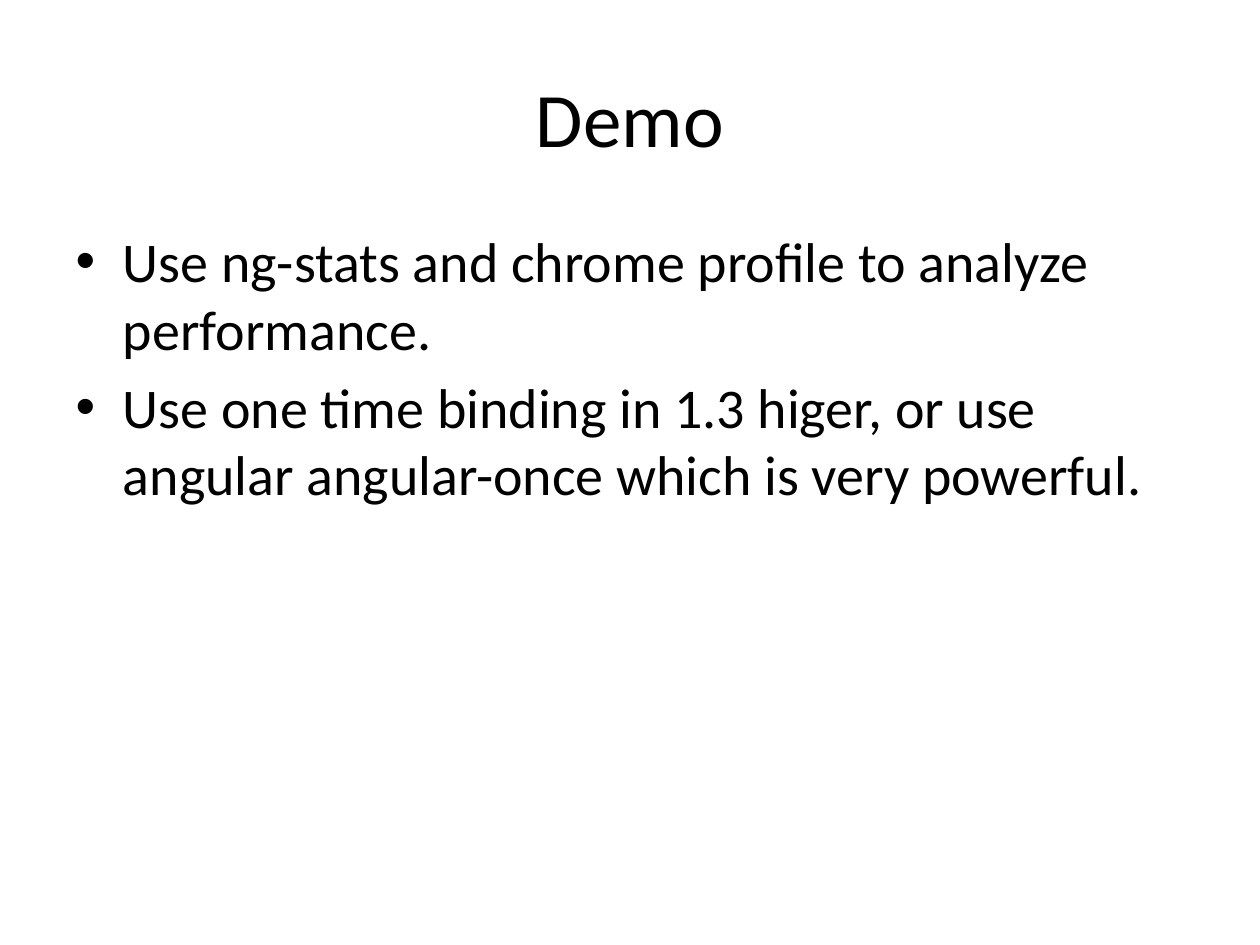
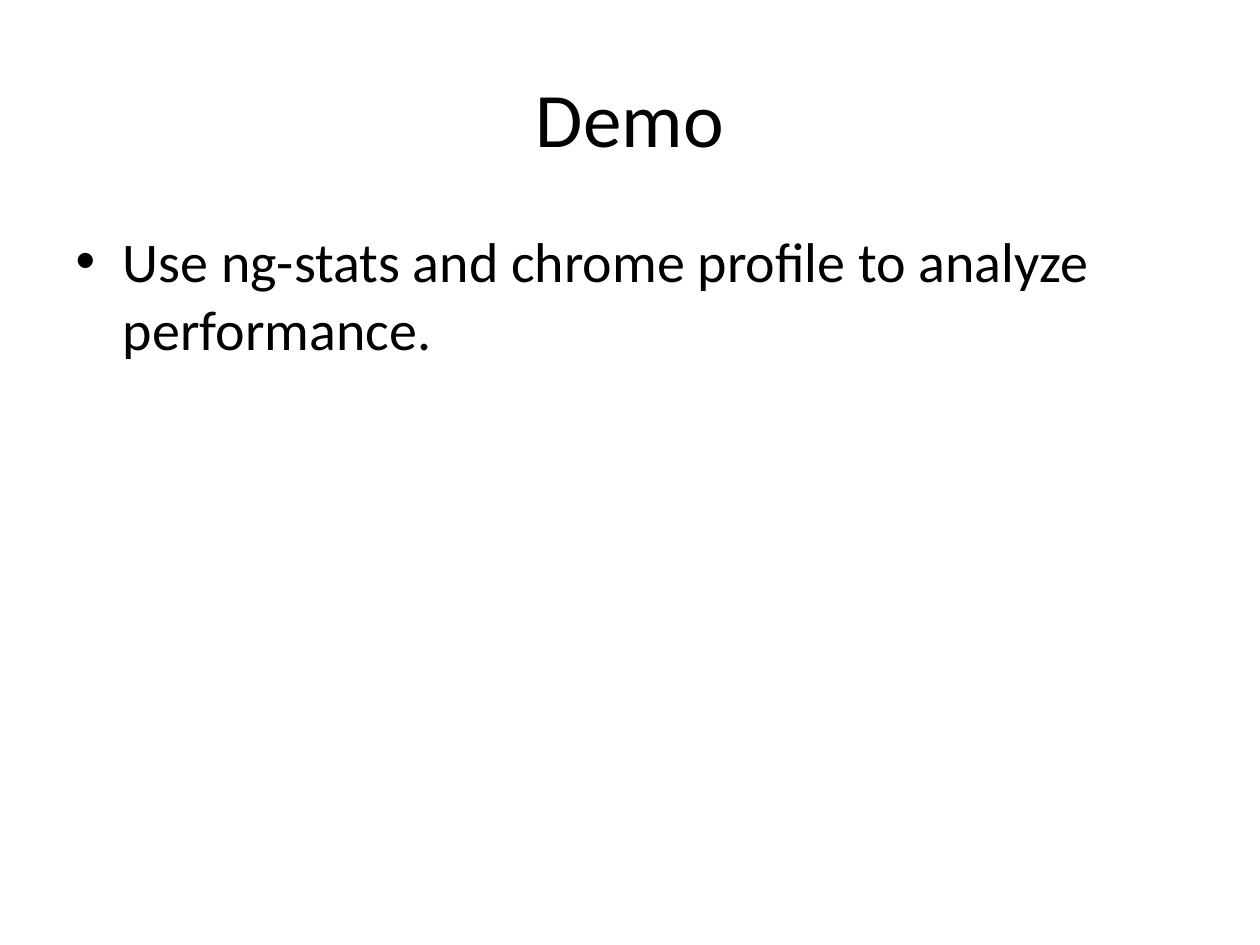
Before and after one commit to SijieCai/angular-performance-demo, a slide deck: slide 14 of angular1.x核心机制分析及性能实战.pptx (slide 8 before the commit). Drawn at 1260x945 pixels with LibreOffice and Linux fonts; fonts in the diff are those of the drawing. Boxes give left, top, right and bottom in pixels: in the first picture for what was removed or moved away, otherwise in the second. Text is boxed around its words. In the diff, an @@ line names an element or a change of style, - is before the commit and + after.

```diff
--- a/angular1.x核心机制分析及性能实战.pptx
+++ b/angular1.x核心机制分析及性能实战.pptx
@@ text at <box>123,389,1141,505</box>: paragraph removed @@
-• Use one time binding in 1.3 higer, or use angular angular-once which is very powerful.
```
Also in this commit, not shown: 2 other slides changed, 8 slides added, 9 slides removed, 6 other files.
